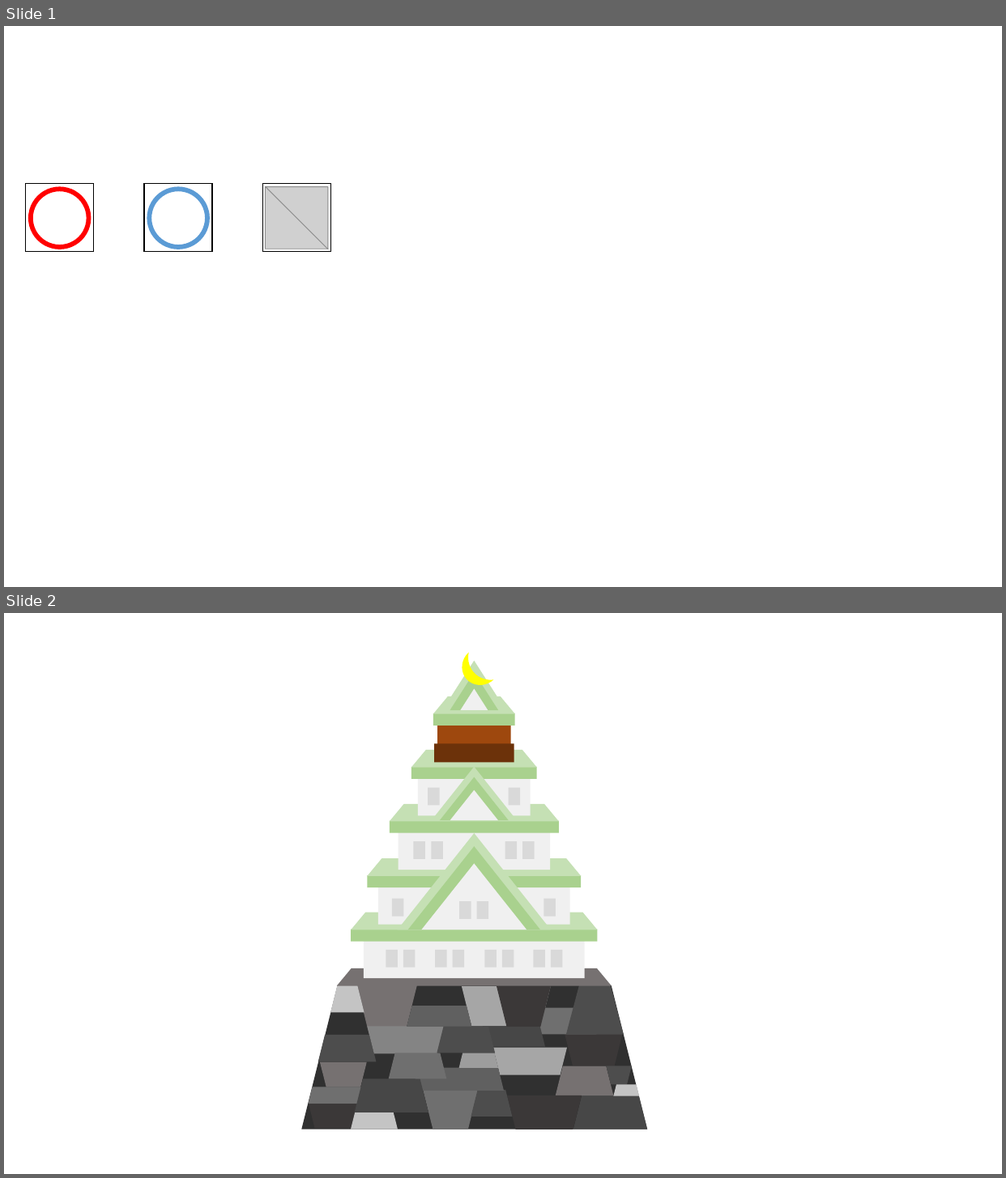
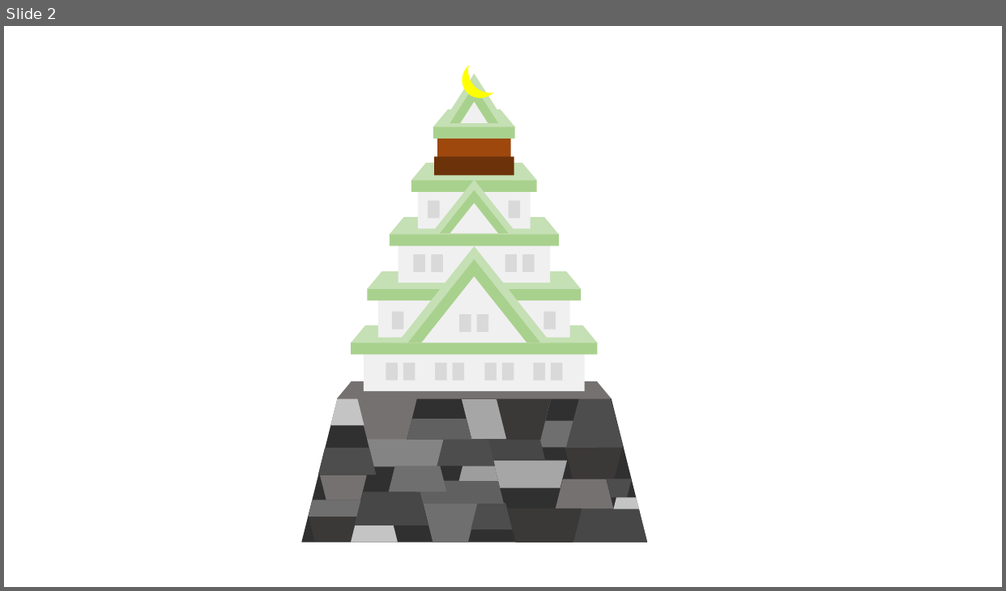
Before and after one commit to TT-3-14159265358979323846264338/towerdefense2, a slide deck: filed parts.pptx. Shown one above the other, each under a label of ours: slides 1 and 2 before the commit, slide 2 after it. The pictures are 1006x1178 and 1006x591 pixels, drawn with LibreOffice and Linux fonts; fonts in the diff are those of the drawing; grey boxes stand for pictures. Boxes give left, top, right and bottom in pixels: in the first picture for what was removed or moved away, otherwise in the second. Text is boxed around its words. In the diff, an @@ line names an element or a change of style, - is before the commit and + after.

```diff
--- a/filed parts.pptx
+++ b/filed parts.pptx
@@ slide 1 removed at bbox=[4, 26, 1002, 587], background #FFFFFF @@
@@ rectangle removed at bbox=[26, 184, 94, 252] @@
@@ ellipse removed at bbox=[31, 189, 89, 248] @@
@@ rectangle removed at bbox=[144, 184, 212, 252] @@
@@ ellipse removed at bbox=[149, 189, 207, 248] @@
@@ rectangle removed at bbox=[263, 184, 331, 252] @@
@@ picture removed at bbox=[266, 187, 328, 249] @@
@@ picture removed at bbox=[266, 187, 327, 249] @@
```
Also in this commit, not shown: 1 slide added, 2 other files.
